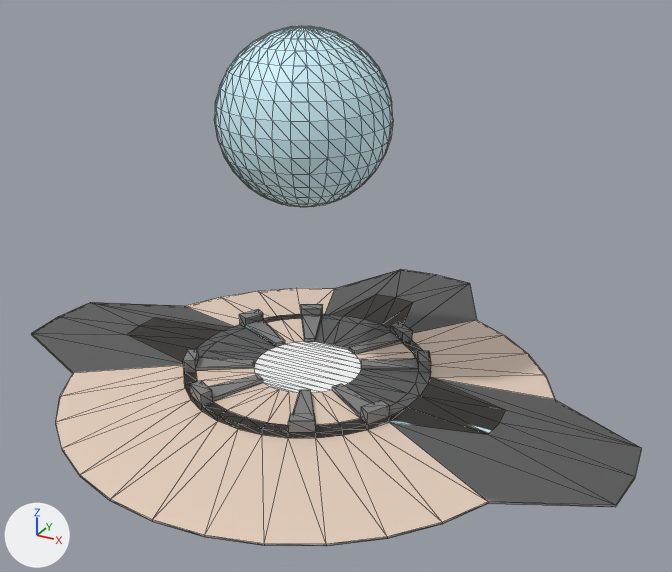
The glTF model lesson_1.bot/public/models/base.glb as it was, and as the next commit left it.
One viewpoint serves both versions: a 50 mm camera at (21.0, -35.2, 23.4) aimed at (1.0, 1.1, 5.3). Lighting does not change. The marker at lower left points along +X, +Y and +Z. Mesh edges are drawn as thin lines. Where no turn or scale is listed for an object, it has been applied to the vertices. Vertices at the same position are counted once.

The scene before the commit, as lines of its bpy script (objects in view):
```python
mat_material_001 = principled_material('Material.001')
mat_material_001.texture = img_untitled
me_cylinder = bpy.data.meshes.new('Cylinder')
me_cylinder.from_pydata(...)  # 738 vertices, 1468 faces; spans x -16.8..16.2, y -12.2..16.3, z -0.1..17.6
me_cylinder.materials.append(mat_material_001)  # picture img_untitled
ob_cylinder = bpy.data.objects.new('Cylinder', me_cylinder)
ob_cylinder.location = (0.0, 0.0, 0.0)
```
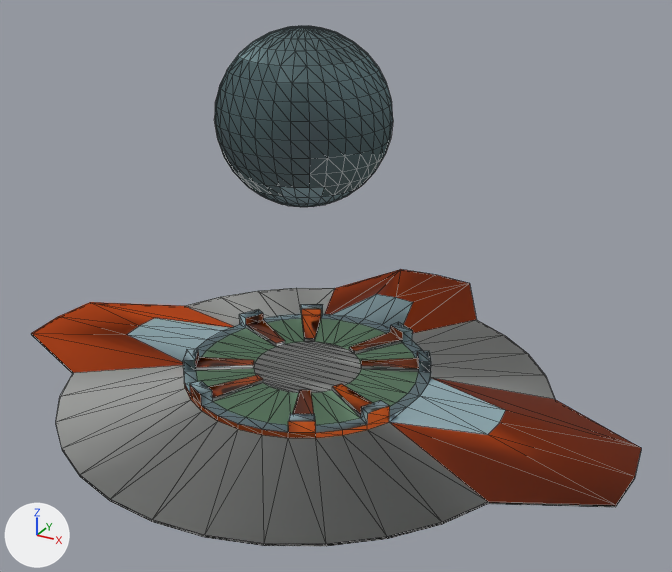
Location of each change, (x1, y1, x2, y2) in pixels of the pictures (672 x 572 px):
```json
{"object": "Cylinder", "change": "surface changed, shading changed", "before": [31, 26, 641, 546], "after": [31, 26, 641, 546]}
{"part": 1, "of": "me_cylinder", "change": "shading changed", "before": [31, 26, 641, 546], "after": [31, 26, 641, 546]}
{"part": 2, "of": "me_cylinder", "change": "surface changed", "before": [31, 269, 641, 544], "after": [31, 269, 641, 544]}
```

The change, as JSON lines over the scene's bpy script:
```json
{"op": "add", "block": "img_normal_256x256", "code": ["img_normal_256x256 = load_image('normal-256x256', '_unpacked/normal-256x256', 256, 256, 'Non-Color')"]}
{"op": "add", "block": "img_base", "code": ["img_base = load_image('Base', '_unpacked/Base', 1024, 1024, 'sRGB')"]}
{"block": "mat_material_001", "change": "nodes: BsdfPrincipled, OutputMaterial, TexImage"}
{"block": "mat_material_001", "change": "uses the picture img_untitled"}
{"block": "mat_material_001", "change": "nodes: BsdfPrincipled, Mix, NormalMap, OutputMaterial, TexImage x2"}
{"block": "mat_material_001", "change": "colours: white #e7e7e7"}
{"block": "mat_material_001", "change": "uses the picture img_base"}
{"block": "mat_material_001", "change": "uses the picture img_normal_256x256"}
{"block": "me_cylinder", "where": "me_cylinder.from_pydata(...)  # 738 vertices, 1468 faces; spans x -16.8..16.2, y -12.2..16.3, z -0.1..17.6"}
{"block": "me_cylinder", "where": "# used by ob_cylinder; location = (0.0, 0.0, 0.0)"}
{"block": "me_cylinder", "change": "me_cylinder part 1: 1252 of the faces centred in x -16.7..16.1, y -12.2..16.2, z -0.1..17.5 are now shaded smooth"}
{"block": "me_cylinder", "change": "me_cylinder part 2: texture (UV) coordinates of 224 of 1468 faces, centred in x -14.7..14.0, y -10.1..14.2, z 0.3..1.5, changed; they spanned u 0.0..0.97, v 0.25..1.0 and now span u 0.02..0.65, v 0.01..0.99"}
```
